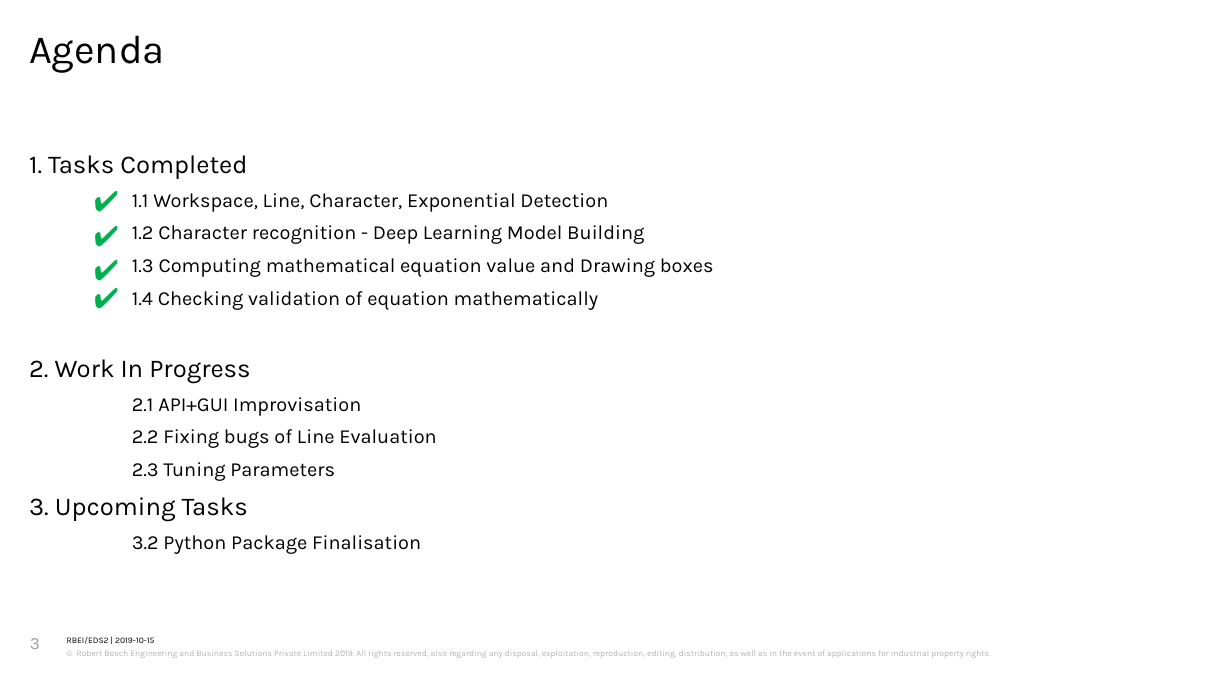
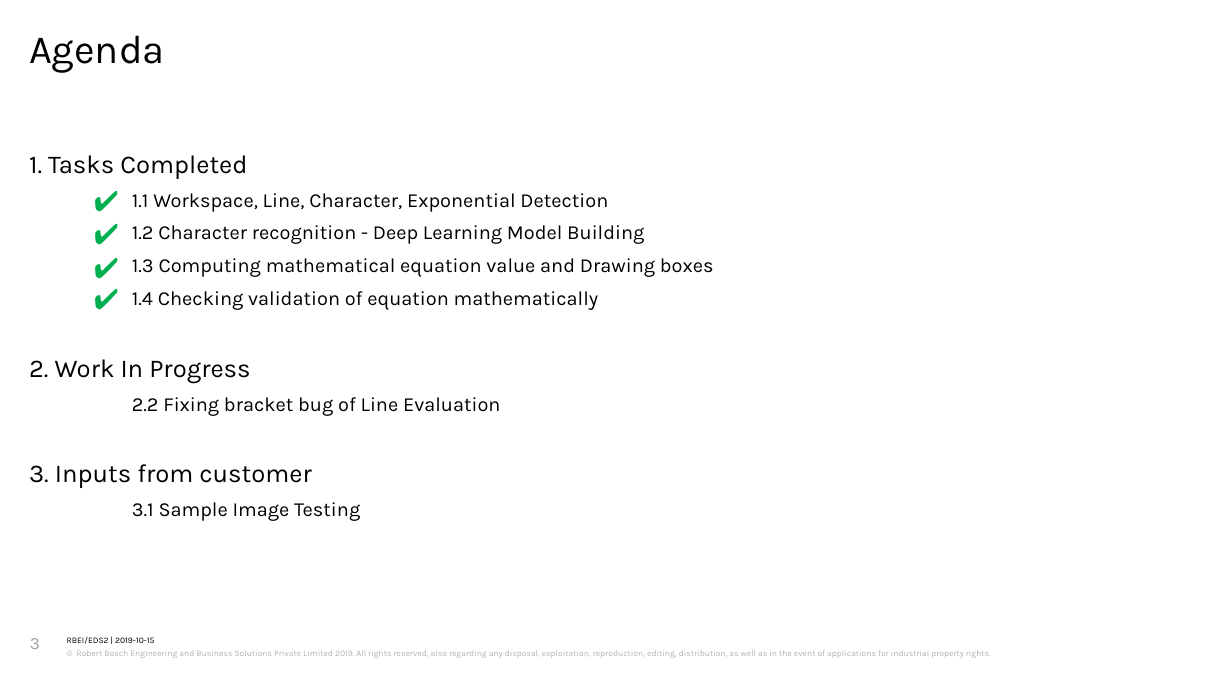
Before and after one commit to bijonguha/Bosch, a slide deck: slide 3 of intel_ocr/docs/intel_review_5thNov_V2.0.pptx. Drawn at 1232x693 pixels with LibreOffice and Linux fonts; fonts in the diff are those of the drawing; background and template pictures are left out. Boxes give left, top, right and bottom in pixels: in the first picture for what was removed or moved away, otherwise in the second. Text is boxed around its words. In the diff, an @@ line names an element or a change of style, - is before the commit and + after.

```diff
--- a/intel_ocr/docs/intel_review_5thNov_V2.0.pptx
+++ b/intel_ocr/docs/intel_review_5thNov_V2.0.pptx
@@ text at box(29, 397, 500, 521): text changed @@
-2.1 API+GUI Improvisation
-2.2 Fixing bugs of Line Evaluation
-2.3 Tuning Parameters
-3. Upcoming Tasks
-3.2 Python Package Finalisation
+2.2 Fixing bracket bug of Line Evaluation
+3. Inputs from customer
+3.1 Sample Image Testing
```
Also in this commit, not shown: 4 other slides changed, 1 slide added, 2 other files.
